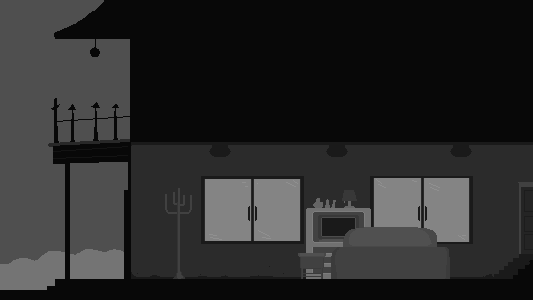
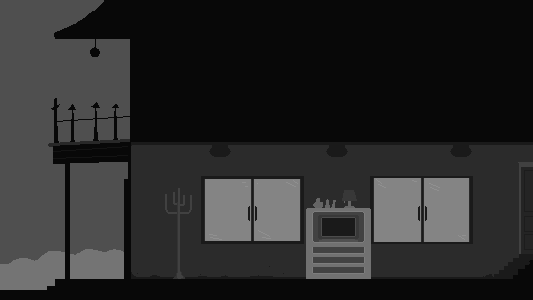
Layered file, before and after one edit (533px x 300px). Changes by layer:
hid "Camada 3" (2nd of 2, in "Turned Off") over [298, 227, 450, 279]
removed layer "Camada 2" (2nd of 2, in "Turned Off") from group "Turned Off" over [124, 162, 533, 279]
added layer "Camada 11" in group "Turned Off" over [124, 162, 533, 279]
added layer "Camada 12" in group "Turned Off" over [518, 162, 533, 191]
hid "Camada 10" (2nd of 2, in "Turned Off") over [518, 182, 533, 191]
